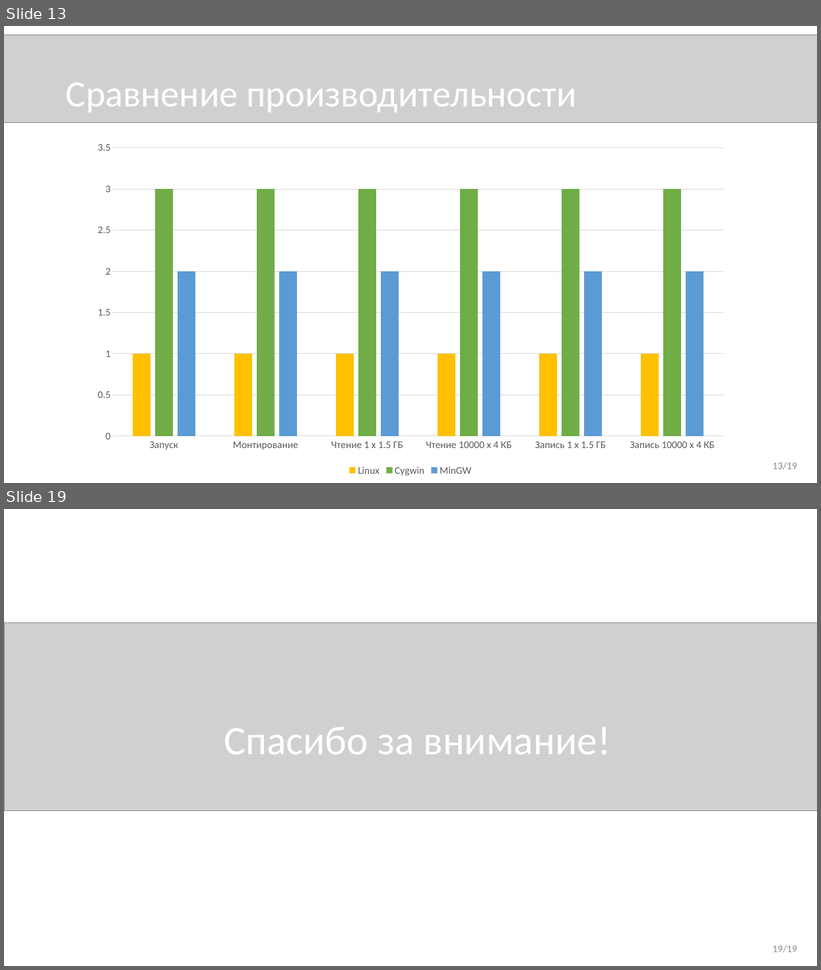
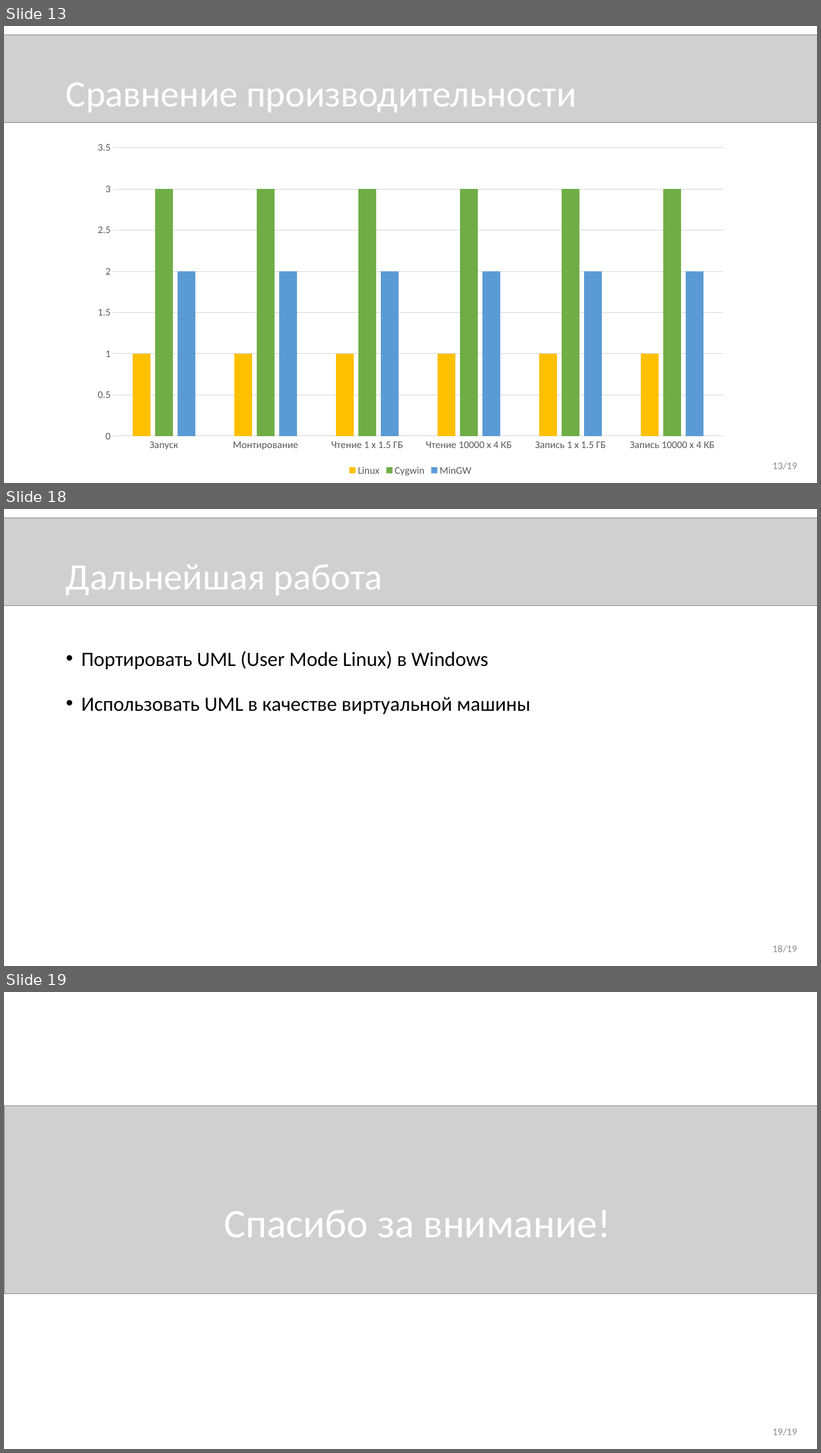
Before and after one commit to novokrest/master-thesis, a slide deck: presentation.pptx. Shown one above the other, each under a label of ours: slides 13 and 19 before the commit, slides 13, 18 and 19 after it; the slides between them are not shown. The pictures are 821x970 and 821x1453 pixels, drawn with LibreOffice and Linux fonts; fonts in the diff are those of the drawing; grey boxes stand for pictures. Boxes give left, top, right and bottom in pixels: in the first picture for what was removed or moved away, otherwise in the second. Text is boxed around its words. In the diff, an @@ line names an element or a change of style, - is before the commit and + after.

```diff
--- a/presentation.pptx
+++ b/presentation.pptx
@@ slide 18 added at <box>4,509,817,966</box>, background #FFFFFF @@
@@ picture added at <box>4,518,817,605</box> @@
@@ title added at <box>66,564,383,595</box>, 44 pt, text #FFFFFF @@
+Дальнейшая работа
@@ text added at <box>81,651,531,714</box>, 24 pt, text #000000 @@
+• Портировать UML (User Mode Linux) в Windows
+• Использовать UML в качестве виртуальной машины
@@ text added at <box>773,945,797,953</box>, 12 pt, text #8C8C8C @@
+18/19
```
Also in this commit, not shown: 4 slides changed, 1 other file.
